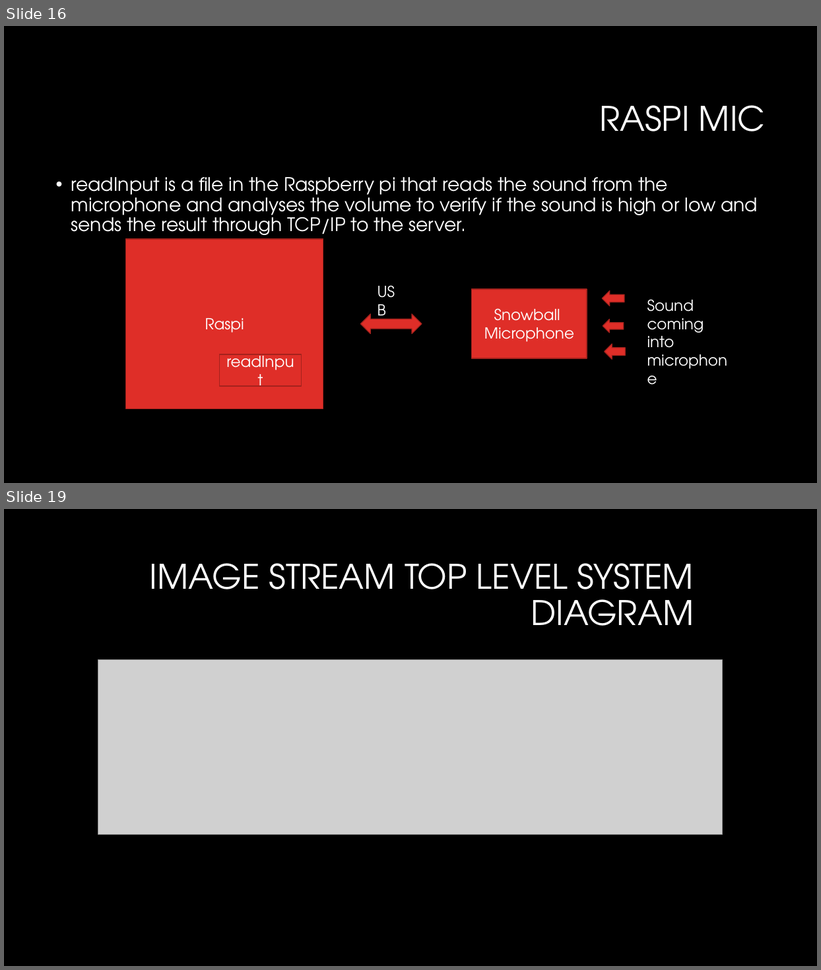
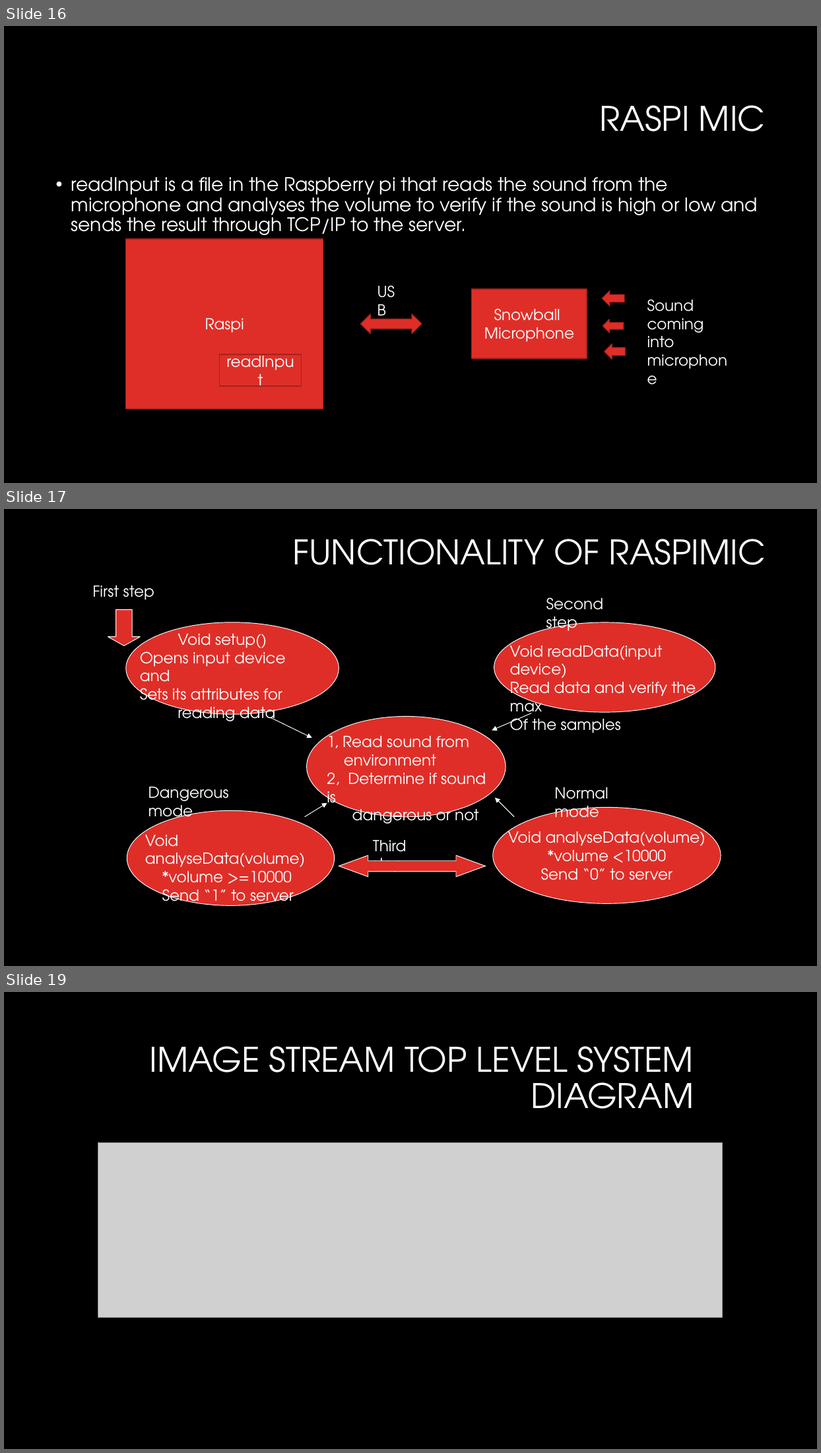
Before and after one commit to saeedalavinia/Sysc3010_Term_Project, a slide deck: Baby monitor System_codeReview.pptx. Shown one above the other, each under a label of ours: slides 16 and 19 before the commit, slides 16, 17 and 19 after it; the slides between them are not shown. The pictures are 821x970 and 821x1453 pixels, drawn with LibreOffice and Linux fonts; fonts in the diff are those of the drawing; grey boxes stand for pictures; background and template pictures are left out. Boxes give left, top, right and bottom in pixels: in the first picture for what was removed or moved away, otherwise in the second. Text is boxed around its words. In the diff, an @@ line names an element or a change of style, - is before the commit and + after.

Commit message:
presentation update

```diff
--- a/Baby monitor System_codeReview.pptx
+++ b/Baby monitor System_codeReview.pptx
@@ slide 17 added at bbox=[4, 509, 817, 966], background #000000 @@
@@ title added at bbox=[292, 539, 766, 565], 40 pt, text #FFFFFF @@
+FUNCTIONALITY OF RASPIMIC
@@ text added at bbox=[92, 586, 154, 600], 18 pt, text #FFFFFF @@
+First step
@@ text added at bbox=[547, 597, 603, 631], 18 pt, text #FFFFFF @@
+Second step
@@ down arrow added at bbox=[108, 609, 140, 646], fill #DF2E28, outline #FFFFFF 0.75 pt @@
@@ ellipse added at bbox=[126, 623, 339, 714], fill #DF2E28, outline #FFFFFF 0.75 pt @@
@@ ellipse added at bbox=[494, 623, 716, 712], fill #DF2E28, outline #FFFFFF 0.75 pt @@
@@ text added at bbox=[140, 634, 286, 725], 18 pt, text #FFFFFF @@
+Void setup()
+Opens input device and
+Sets its attributes for
+reading data
@@ text added at bbox=[510, 641, 696, 733], 18 pt, text #FFFFFF @@
+Void readData(input device)
+Read data and verify the max
+Of the samples
@@ arrow added from (271, 718) to (312, 739), #FFFFFF 0.75 pt @@
@@ ellipse added at bbox=[306, 716, 506, 817], fill #DF2E28, outline #FFFFFF 0.75 pt @@
@@ arrow added from (531, 714) to (492, 730), #FFFFFF 0.75 pt @@
@@ text added at bbox=[327, 732, 486, 821], 18 pt, text #FFFFFF @@
+1, Read sound from
+environment
+2, Determine if sound is
+dangerous or not
@@ text added at bbox=[149, 787, 229, 824], 18 pt, text #FFFFFF @@
+Dangerous mode
@@ arrow added from (305, 817) to (327, 803), #FFFFFF 0.75 pt @@
@@ arrow added from (515, 817) to (495, 798), #FFFFFF 0.75 pt @@
@@ text added at bbox=[554, 788, 608, 818], 18 pt, text #FFFFFF @@
+Normal mode
@@ ellipse added at bbox=[127, 811, 335, 906], fill #DF2E28, outline #FFFFFF 0.75 pt @@
@@ ellipse added at bbox=[493, 808, 721, 904], fill #DF2E28, outline #FFFFFF 0.75 pt, 18 pt, text #FFFFFF @@
+Void analyseData(volume)
+*volume <10000
+Send “0” to server
@@ text added at bbox=[145, 830, 305, 908], 18 pt, text #FFFFFF @@
+Void analyseData(volume)
+*volume >=10000
+Send “1” to server
@@ text added at bbox=[373, 840, 407, 873], 18 pt, text #FFFFFF @@
+Third step
@@ left right arrow added at bbox=[339, 855, 485, 877], fill #DF2E28, outline #FFFFFF 0.75 pt @@
```
Also in this commit, not shown: 1 other slide added, 2 slides removed.
